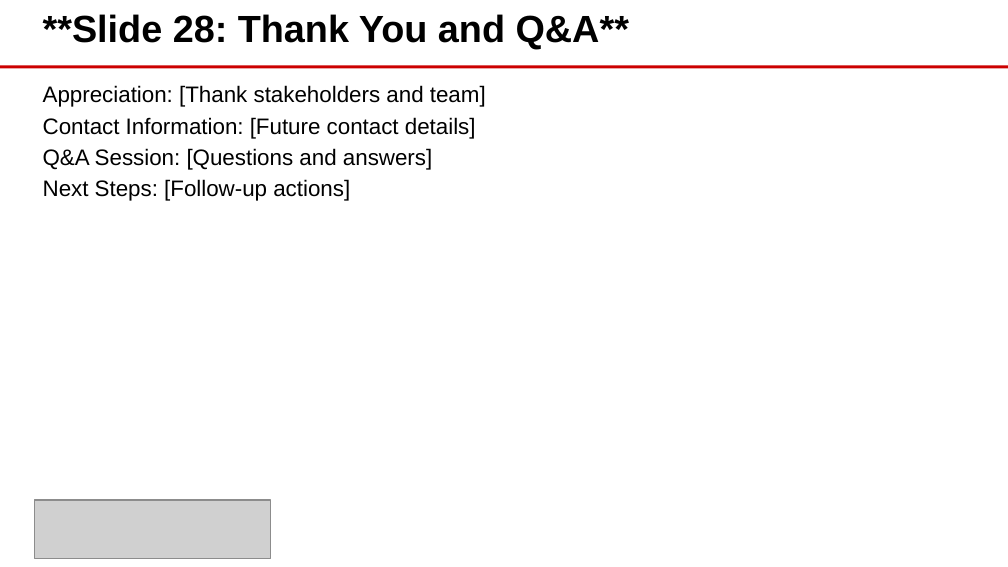
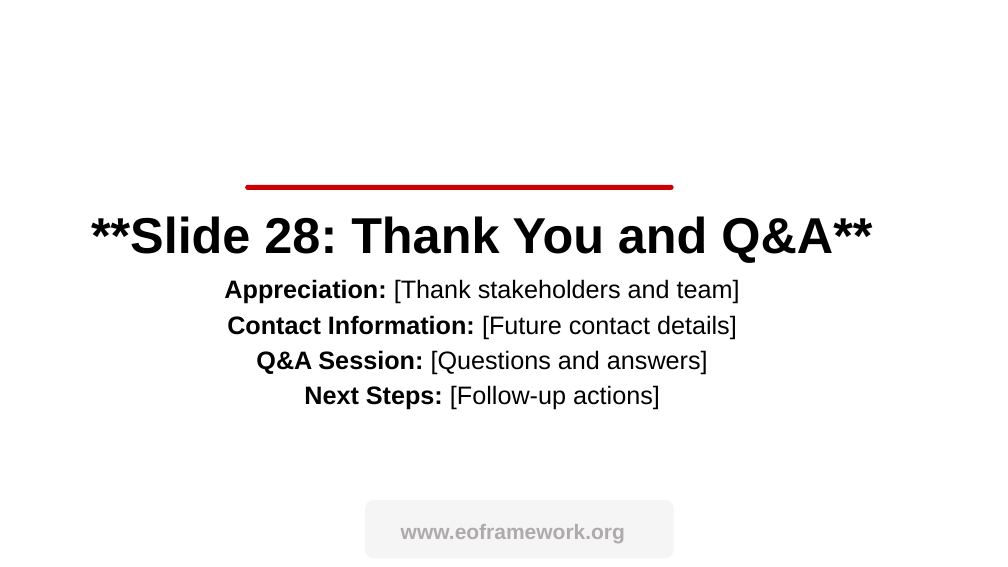
Before and after one commit to eoframework/solutions, a slide deck: slide 28 of solution-template/sample-provider/sample-category/sample-solution/delivery/closeout-presentation.pptx (slide 29 before the commit). Drawn at 1008x567 pixels with LibreOffice and Linux fonts; fonts in the diff are those of the drawing; grey boxes stand for pictures; background and template pictures are left out. Boxes give left, top, right and bottom in pixels: in the first picture for what was removed or moved away, otherwise in the second. Text is boxed around its words. In the diff, an @@ line names an element or a change of style, - is before the commit and + after.

```diff
--- a/solution-template/sample-provider/sample-category/sample-solution/delivery/closeout-presentation.pptx
+++ b/solution-template/sample-provider/sample-category/sample-solution/delivery/closeout-presentation.pptx
@@ line removed from (0, 67) to (1008, 67) @@
@@ text "**Slide 28: Thank You and ...": place and size @@
-text "**Slide 28: Thank You and ..." at bbox=[43, 14, 629, 50]
+text "**Slide 28: Thank You and ..." at bbox=[91, 216, 872, 263]
@@ text "**Slide 28: Thank You and ..." at bbox=[91, 216, 872, 263]: size 27 to 36 pt; alignment left to centre; line spacing 1 to 36pt; more space between paragraphs @@
@@ rounded rectangle added at bbox=[245, 184, 673, 190], fill #CC0000 @@
@@ text "Appreciation: [Thank stakeholders and team]": place and size @@
-text "Appreciation: [Thank stakeholders and team]" at bbox=[43, 85, 486, 201]
+text "Appreciation: [Thank stakeholders and team]" at bbox=[224, 279, 740, 410]
@@ text "Appreciation: [Thank stakeholders and team]" at bbox=[224, 279, 740, 410]: size 16 to 18 pt; bold on in "Appreciation:", "Contact Information:", "Q&A Session:", "Next Steps:"; alignment left to centre @@
@@ picture removed at bbox=[34, 500, 270, 558] @@
@@ rounded rectangle added at bbox=[365, 500, 673, 558], fill #F5F5F5 @@
@@ text added at bbox=[401, 524, 625, 543], 15 pt, text #AFABAB, bold @@
+www.eoframework.org
```
Also in this commit, not shown: 32 other slides changed, 3 slides added, 4 slides removed, 16 other files.
